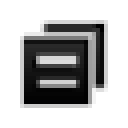
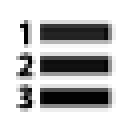
Revision of a layered w=128, h=128 image; what changed, layer by layer:
added layer "1 2 3" above "list copy 2" over [16, 20, 36, 112]
added group "list copy 2" with 1 layers above "list" over [16, 20, 112, 108]
added layer "list" (3rd of 5, in "list copy 2") in group "list copy 2" over [16, 20, 112, 108]
hid "documentation" over [24, 24, 104, 104]
